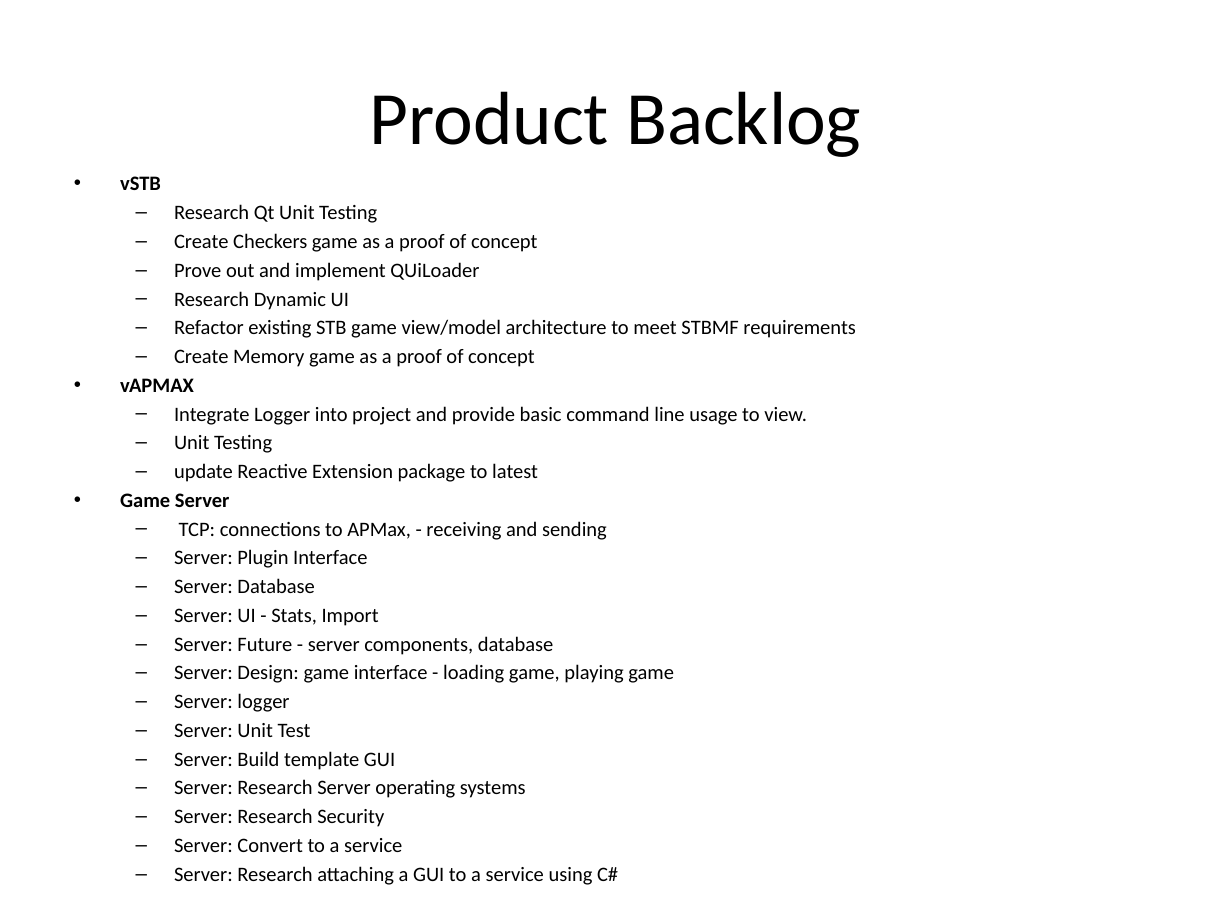
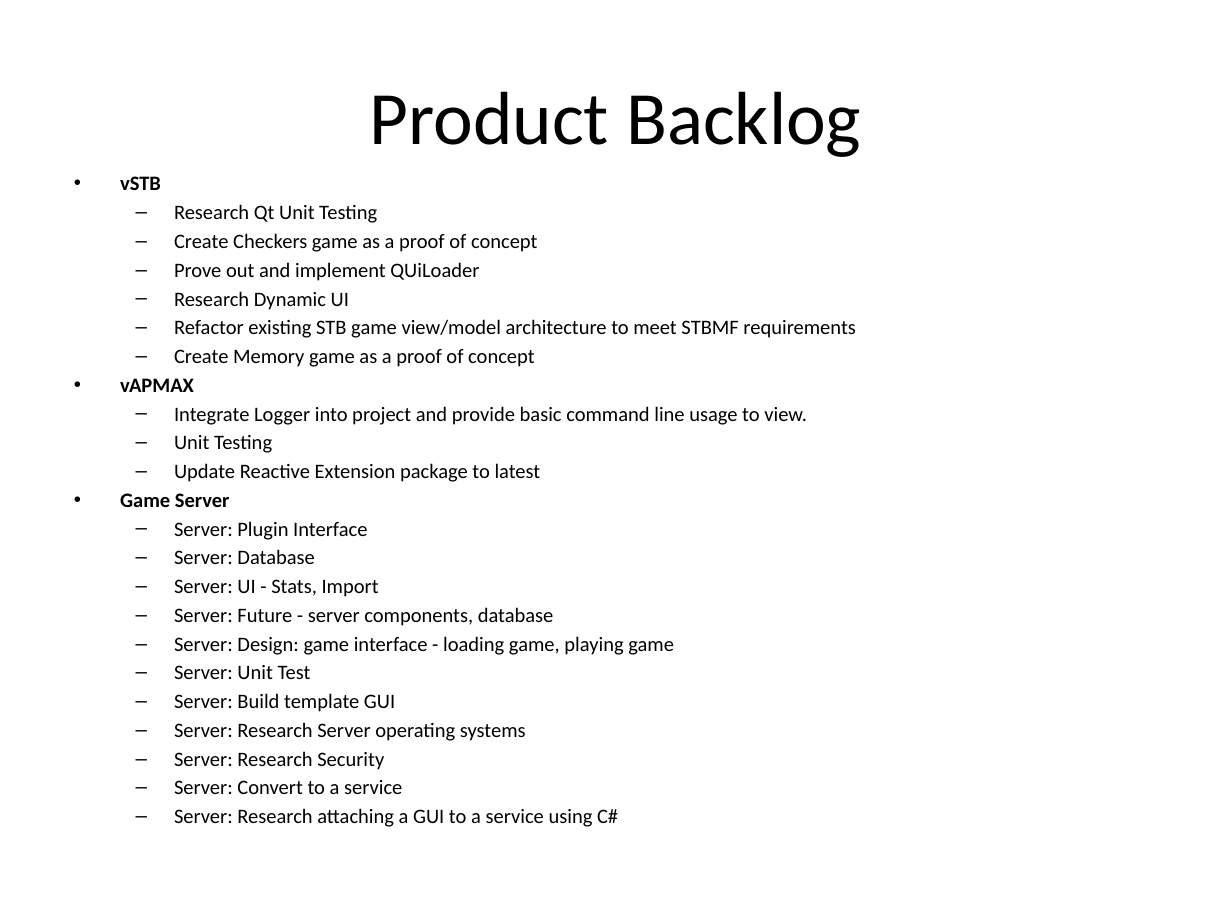
Before and after one commit to SDSMT-CSC/STBMF, a slide deck: slide 15 of docs/srDesign_ClientPresentation2.pptx (slide 14 before the commit). Drawn at 1232x924 pixels with LibreOffice and Linux fonts; fonts in the diff are those of the drawing. Boxes give left, top, right and bottom in pixels: in the first picture for what was removed or moved away, otherwise in the second. Text is boxed around its words. In the diff, an @@ line names an element or a change of style, - is before the commit and + after.

```diff
--- a/docs/srDesign_ClientPresentation2.pptx
+++ b/docs/srDesign_ClientPresentation2.pptx
@@ text at box(174, 463, 541, 482): text changed @@
-  – update Reactive Extension package to latest
+  – Update Reactive Extension package to latest
@@ text at box(179, 521, 607, 540): paragraph removed @@
-  – TCP: connections to APMax, - receiving and sending
@@ text at box(174, 693, 289, 712): paragraph removed @@
-  – Server: logger
```
Also in this commit, not shown: 3 other slides changed, 1 slide added.
